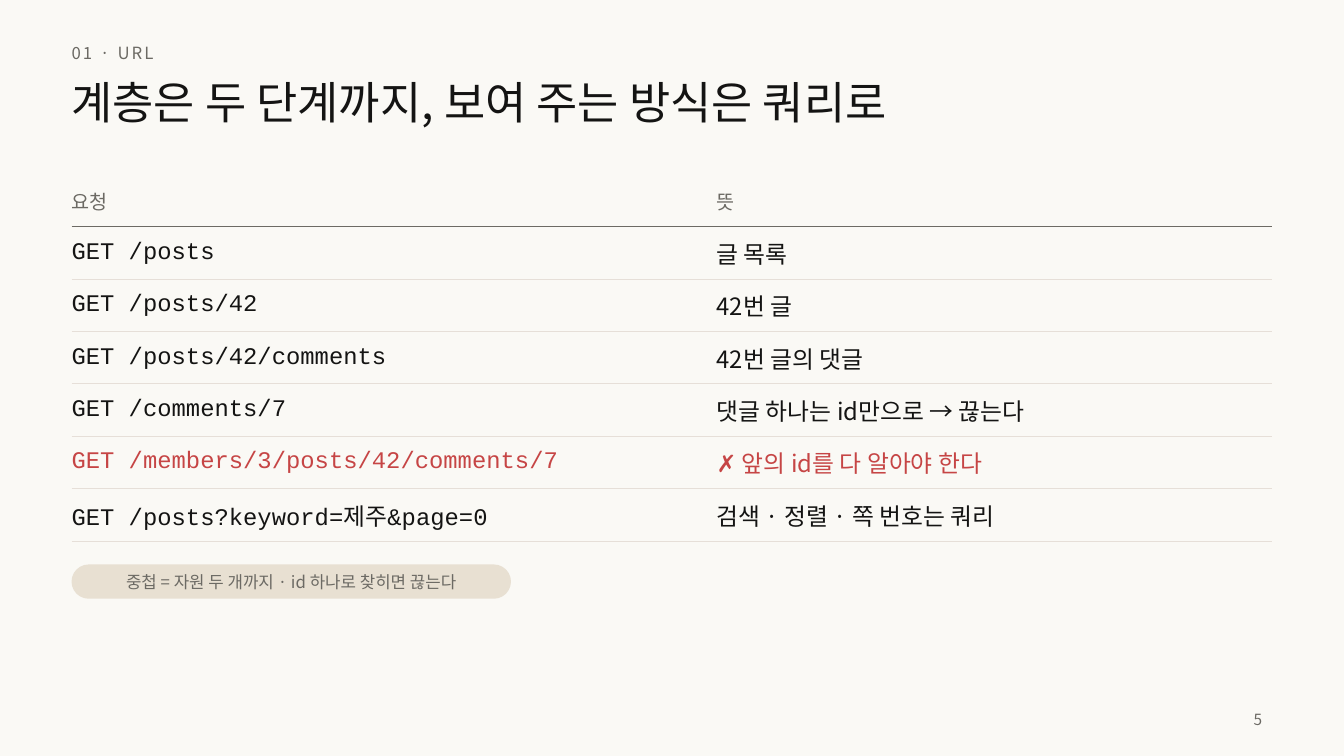
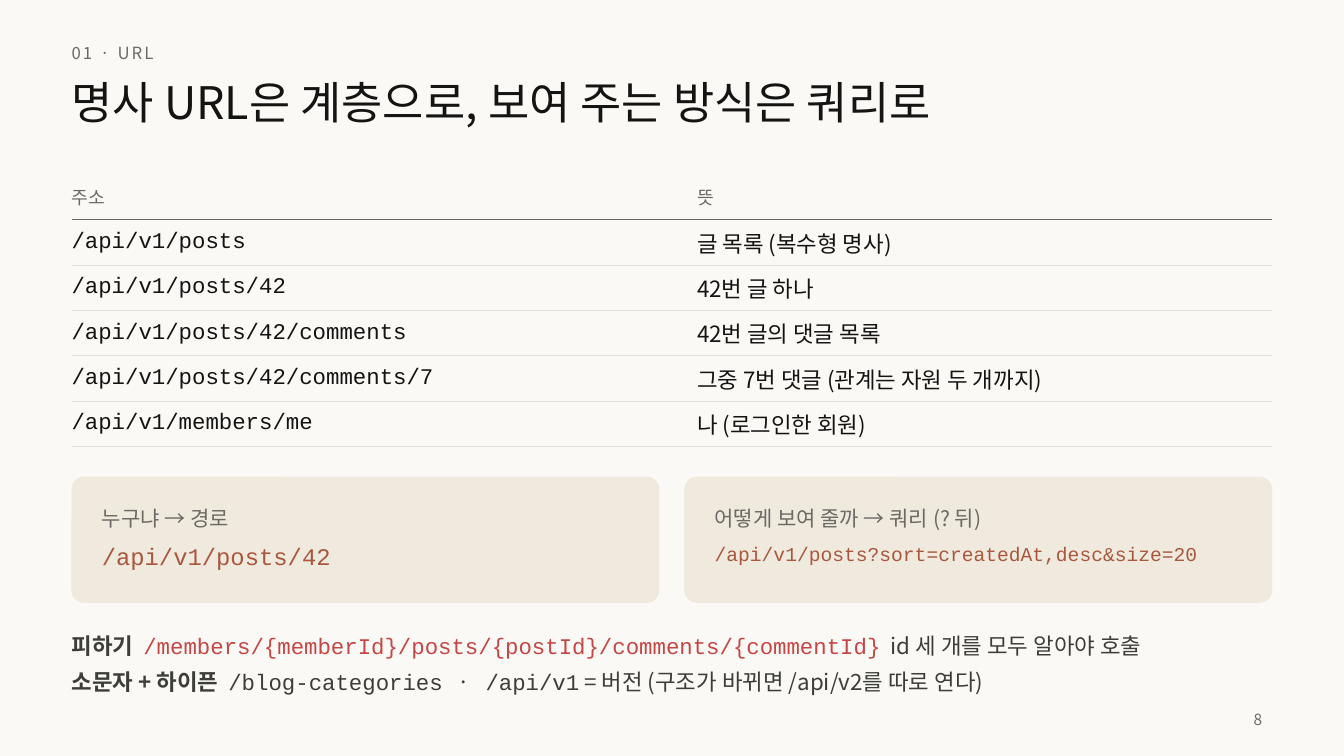
Before and after one commit to home-blog/docs-RESTful, a slide deck: slide 8 of 발표/RESTful-API-설계.pptx (slide 5 before the commit). Drawn at 1344x756 pixels with LibreOffice and Linux fonts; fonts in the diff are those of the drawing. Boxes give left, top, right and bottom in pixels: in the first picture for what was removed or moved away, otherwise in the second. Text is boxed around its words. In the diff, an @@ line names an element or a change of style, - is before the commit and + after.

```diff
--- a/발표/RESTful-API-설계.pptx
+++ b/발표/RESTful-API-설계.pptx
@@ title at (x1=72, y1=82, x2=931, y2=128): text changed @@
-계층은 두 단계까지, 보여 주는 방식은 쿼리로
+명사 URL은 계층으로, 보여 주는 방식은 쿼리로
@@ table at (x1=72, y1=174, x2=1272, y2=442) @@
-row 1: 요청 | 뜻
-row 2: GET /posts | 글 목록
-row 3: GET /posts/42 | 42번 글
-row 4: GET /posts/42/comments | 42번 글의 댓글
-row 5: GET /comments/7 | 댓글 하나는 id만으로 → 끊는다
-row 6: GET /members/3/posts/42/comments/7 | ✗ 앞의 id를 다 알아야 한다
-row 7: GET /posts?keyword=제주&page=0 | 검색 · 정렬 · 쪽 번호는 쿼리
+row 1: 주소 | 뜻
+row 2: /api/v1/posts | 글 목록 (복수형 명사)
+row 3: /api/v1/posts/42 | 42번 글 하나
+row 4: /api/v1/posts/42/comments | 42번 글의 댓글 목록
+row 5: /api/v1/posts/42/comments/7 | 그중 7번 댓글 (관계는 자원 두 개까지)
+row 6: /api/v1/members/me | 나 (로그인한 회원)
@@ rounded rectangle added at (x1=72, y1=477, x2=659, y2=603), fill #EFE9DE @@
@@ rounded rectangle added at (x1=685, y1=477, x2=1272, y2=603), fill #EFE9DE @@
@@ text added at (x1=102, y1=508, x2=331, y2=570), 17 pt, text #A9583E @@
+누구냐 → 경로
+/api/v1/posts/42
@@ text added at (x1=715, y1=508, x2=1198, y2=565), 14 pt, text #A9583E @@
+어떻게 보여 줄까 → 쿼리 (? 뒤)
+/api/v1/posts?sort=createdAt,desc&size=20
@@ rounded rectangle removed at (x1=72, y1=565, x2=511, y2=599) @@
@@ text removed at (x1=126, y1=574, x2=456, y2=590) @@
-중첩 = 자원 두 개까지 · id 하나로 찾히면 끊는다
@@ text added at (x1=72, y1=635, x2=1141, y2=695), 16 pt, text #3D3D3A @@
+피하기 /members/{memberId}/posts/{postId}/comments/{commentId} id 세 개를 모두 알아야 호출
+소문자 + 하이픈 /blog-categories · /api/v1 = 버전 (구조가 바뀌면 /api/v2를 따로 연다)
@@ page number at (x1=1254, y1=713, x2=1263, y2=725): text changed @@
-5
+8
```
Also in this commit, not shown: 10 other slides changed, 23 slides added, 23 slides removed, 4 other files.
